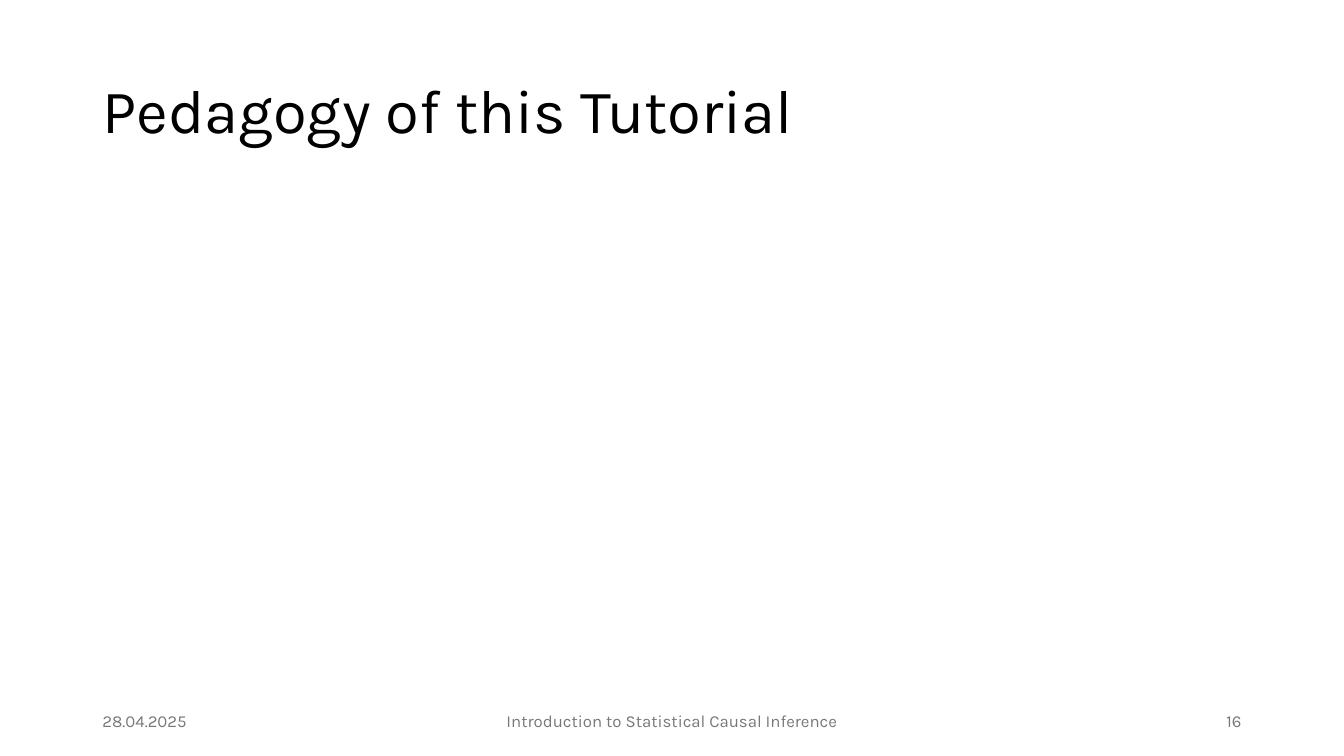
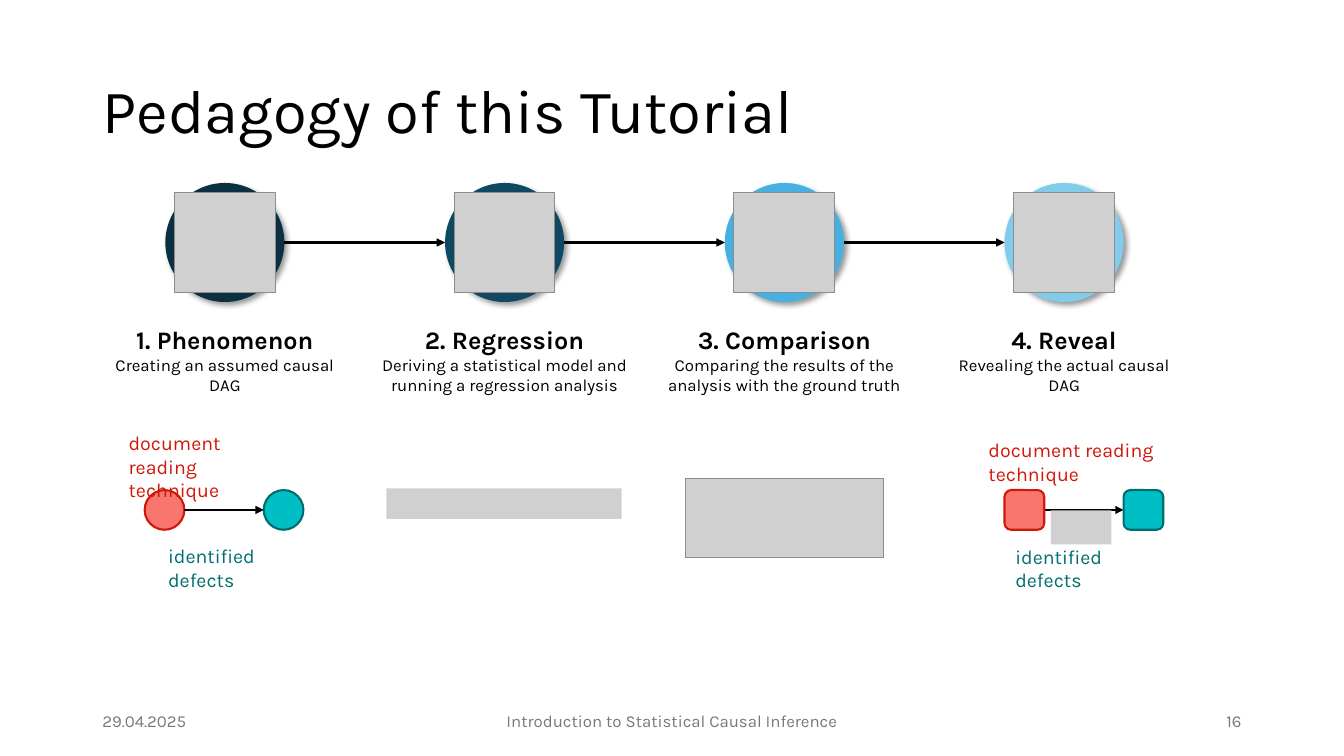
Before and after one commit to JulianFrattini/bda4sci, a slide deck: slide 16 of version2/slides/intro-sci.pptx. Drawn at 1344x756 pixels with LibreOffice and Linux fonts; fonts in the diff are those of the drawing; grey boxes stand for pictures. Boxes give left, top, right and bottom in pixels: in the first picture for what was removed or moved away, otherwise in the second. Text is boxed around its words. In the diff, an @@ line names an element or a change of style, - is before the commit and + after.

Commit message:
Added basic scripts for model comparison and regression

```diff
--- a/version2/slides/intro-sci.pptx
+++ b/version2/slides/intro-sci.pptx
@@ ellipse added at [165,184,284,302], fill #0B3041 @@
@@ picture added at [174,193,275,293] @@
@@ ellipse added at [446,184,565,302], fill #104862 @@
@@ picture added at [455,193,556,293] @@
@@ ellipse added at [725,184,844,302], fill #46B1E1 @@
@@ picture added at [734,193,835,293] @@
@@ ellipse added at [1005,184,1124,302], fill #83CBEB @@
@@ picture added at [1014,193,1115,293] @@
@@ arrow added from (284, 243) to (446, 243), #000000 1.5 pt @@
@@ arrow added from (565, 243) to (725, 243), #000000 1.5 pt @@
@@ arrow added from (844, 243) to (1005, 243), #000000 1.5 pt @@
@@ text added at [115,331,334,391], 12 pt, text #000000 @@
+1. Phenomenon
+Creating an assumed causal DAG
@@ text added at [382,331,626,395], 12 pt, text #000000 @@
+2. Regression
+Deriving a statistical model and running a regression analysis
@@ text added at [668,331,900,395], 12 pt, text #000000 @@
+3. Comparison
+Comparing the results of the analysis with the ground truth
@@ text added at [959,359,1169,392], 12 pt, text #000000 @@
+4. Reveal
+Revealing the actual causal DAG
@@ text added at [129,436,221,504], 14 pt, text #D0180A @@
+document reading technique
@@ text added at [988,443,1153,486], 14 pt, text #D0180A @@
+document reading technique
@@ picture added at [686,479,884,559] @@
@@ ellipse added at [145,490,185,529], fill #F8766D, outline #D0180A 1.5 pt @@
@@ ellipse added at [264,490,303,529], fill #00BFC4, outline #006D70 1.5 pt @@
@@ picture added at [386,488,621,518] @@
@@ rounded rectangle added at [1005,490,1045,529], fill #F8766D, outline #D0180A 1.5 pt @@
@@ rounded rectangle added at [1124,490,1164,529], fill #00BFC4, outline #006D70 1.5 pt @@
@@ arrow added from (185, 510) to (264, 510), #000000 1.5 pt @@
@@ arrow added from (1045, 510) to (1124, 510), #000000 1.5 pt @@
@@ picture added at [1052,510,1112,544] @@
@@ text added at [168,549,255,588], 14 pt, text #006D70 @@
+identified defects
@@ text added at [1015,550,1102,588], 14 pt, text #006D70 @@
+identified defects
@@ text at [102,716,186,727]: text changed @@
-28.04.2025
+29.04.2025
```
Also in this commit, not shown: 43 other slides changed, 10 other files.
